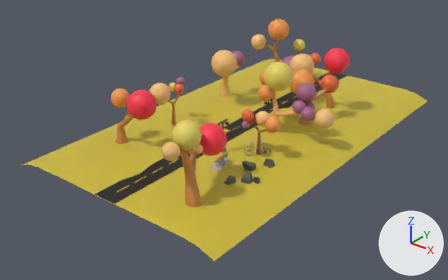
Two versions of the Blender file public/scene.blend, one commit apart.
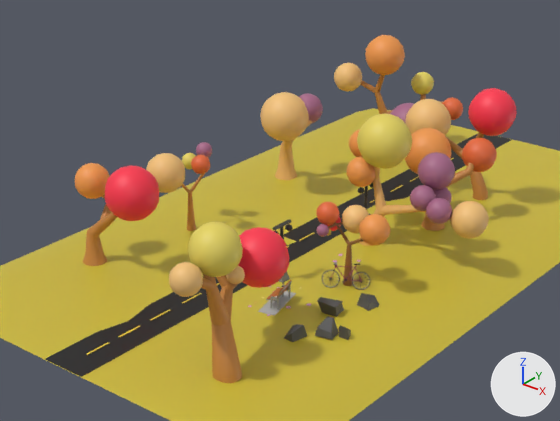
Old and new are each drawn whole from a camera (50 mm lens) standing at (67.1, -89.4, 50.3) and looking at (-0.1, -5.4, -1.8) and again close up on the part from 16% to 83% of the width and 0% to 81% of the height. Every picture has the same lights, and +X, +Y and +Z are marked at lower right. The first two pictures are the older version.
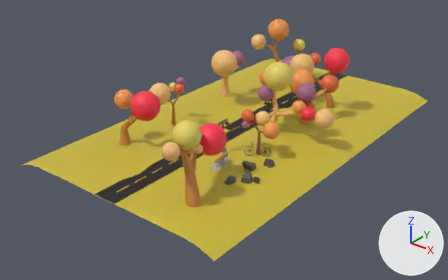
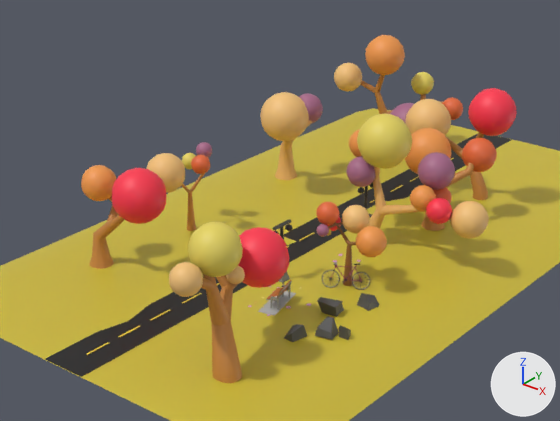
Location of each change, (x1, y1, x2, y2) in pixels of the close-ups (560 x 421 px):
```json
{"object": "Sphere.001", "change": "moved", "before": [105, 166, 159, 221], "after": [112, 168, 167, 224]}
{"object": "tree1L", "change": "moved", "before": [83, 194, 117, 266], "after": [89, 196, 125, 269]}
{"object": "Sphere", "change": "moved", "before": [75, 163, 110, 199], "after": [81, 165, 116, 201]}
{"object": "Sphere.020", "change": "moved", "before": [359, 214, 390, 246], "after": [356, 226, 387, 257]}
{"object": "Sphere.034", "change": "recoloured", "before": [346, 156, 375, 187], "after": [346, 156, 375, 187]}
{"object": "Sphere.033", "change": "recoloured", "before": [426, 198, 452, 224], "after": [426, 198, 452, 224]}
{"object": "Sphere.031", "change": "recoloured", "before": [410, 185, 436, 211], "after": [410, 185, 436, 211]}
```

The change, as JSON lines over the scene's bpy script:
```json
{"block": "me_sphere_032", "where": "me_sphere_032.from_pydata(...)  # 134 vertices, 144 faces; spans x -1.27..1.27, y -1.27..1.27, z -0.74..1.8"}
{"op": "remove", "block": "me_sphere_032", "code": "me_sphere_032.materials.append(mat_bc5)  # pink #a9698a"}
{"op": "add", "block": "me_sphere_032", "code": "me_sphere_032.materials.append(mat_bc2)  # orange #f39b4d"}
{"block": "me_sphere_034", "where": "me_sphere_034.from_pydata(...)  # 134 vertices, 144 faces; spans x -1.27..1.27, y -1.27..1.27, z -0.74..1.8"}
{"op": "remove", "block": "me_sphere_034", "code": "me_sphere_034.materials.append(mat_bc5)  # pink #a9698a"}
{"op": "add", "block": "me_sphere_034", "code": "me_sphere_034.materials.append(mat_bc1)  # red #ff364e"}
{"block": "me_sphere_035", "where": "me_sphere_035.from_pydata(...)  # 134 vertices, 144 faces; spans x -1.56..1.56, y -1.56..1.56, z -0.91..2.21"}
{"op": "remove", "block": "me_sphere_035", "code": "me_sphere_035.materials.append(mat_bc2)  # orange #f39b4d"}
{"op": "add", "block": "me_sphere_035", "code": "me_sphere_035.materials.append(mat_bc5)  # pink #a9698a"}
{"op": "set", "path": "ob_tree1l.location", "old": "(-11.06, -20.08, 4.27)", "new": "(-10.12, -20.08, 4.27)"}
{"op": "set", "path": "ob_sphere.location", "old": "(-12.89, -19.46, 7.41)", "new": "(-11.95, -19.46, 7.41)"}
{"op": "set", "path": "ob_sphere_001.location", "old": "(-6.96, -19.88, 7.41)", "new": "(-6.01, -19.88, 7.41)"}
{"op": "set", "path": "ob_sphere_020.location", "old": "(13.31, -8.88, 5.97)", "new": "(12.99, -8.88, 4.66)"}
```
